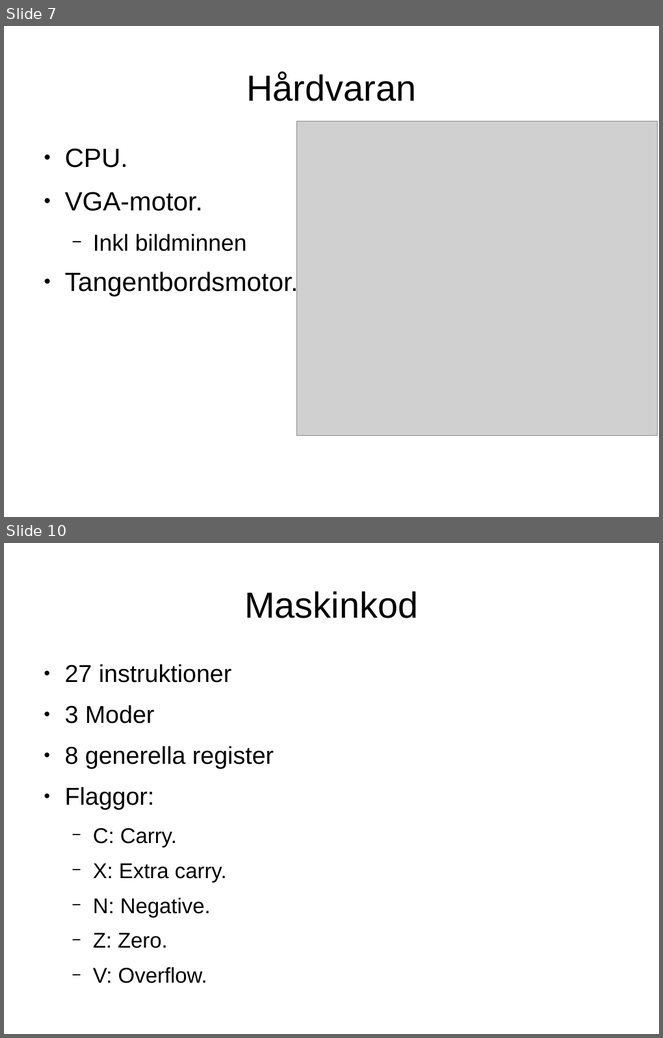
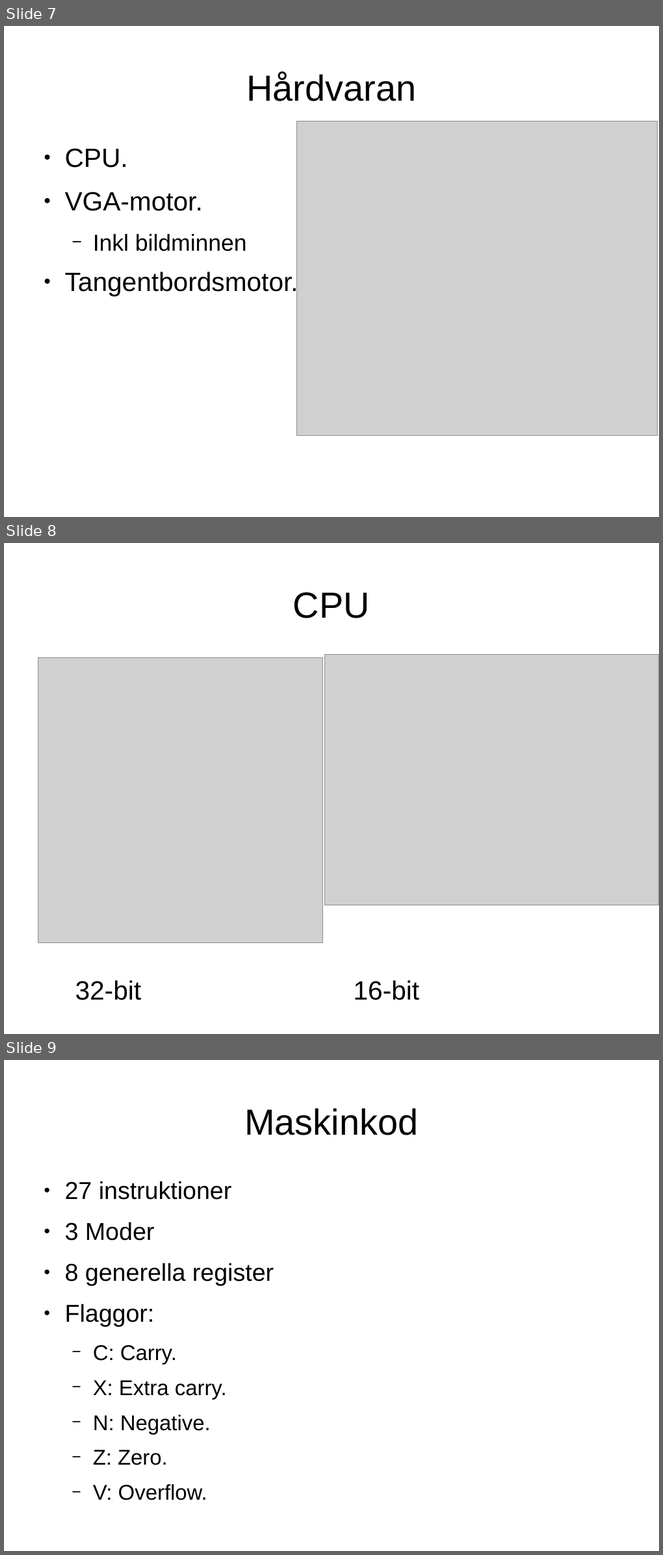
Before and after one commit to Jethro95/TSEA83_Graphing_Calculator, a slide deck: presentation/pp.odp. Shown one above the other, each under a label of ours: slides 7 and 10 before the commit, slides 7, 8 and 9 after it; the slides between them are not shown. The pictures are 663x1038 and 663x1555 pixels, drawn with LibreOffice and Linux fonts; fonts in the diff are those of the drawing; grey boxes stand for pictures. Boxes give left, top, right and bottom in pixels: in the first picture for what was removed or moved away, otherwise in the second. Text is boxed around its words. In the diff, an @@ line names an element or a change of style, - is before the commit and + after.

```diff
--- a/presentation/pp.odp
+++ b/presentation/pp.odp
@@ slide 8 added at <box>4,543,659,1034</box>, background #FFFFFF @@
@@ title added at <box>293,592,370,618</box>, 44 pt, text #000000 @@
+CPU
@@ picture added at <box>38,658,323,943</box> @@
@@ picture added at <box>325,654,659,906</box> @@
@@ text added at <box>76,980,420,1001</box>, 32 pt, text #000000 @@
+32-bit 16-bit
@@ what was slide 10 is now slide 9 @@
```
Also in this commit, not shown: 2 slides removed, 1 other file.
